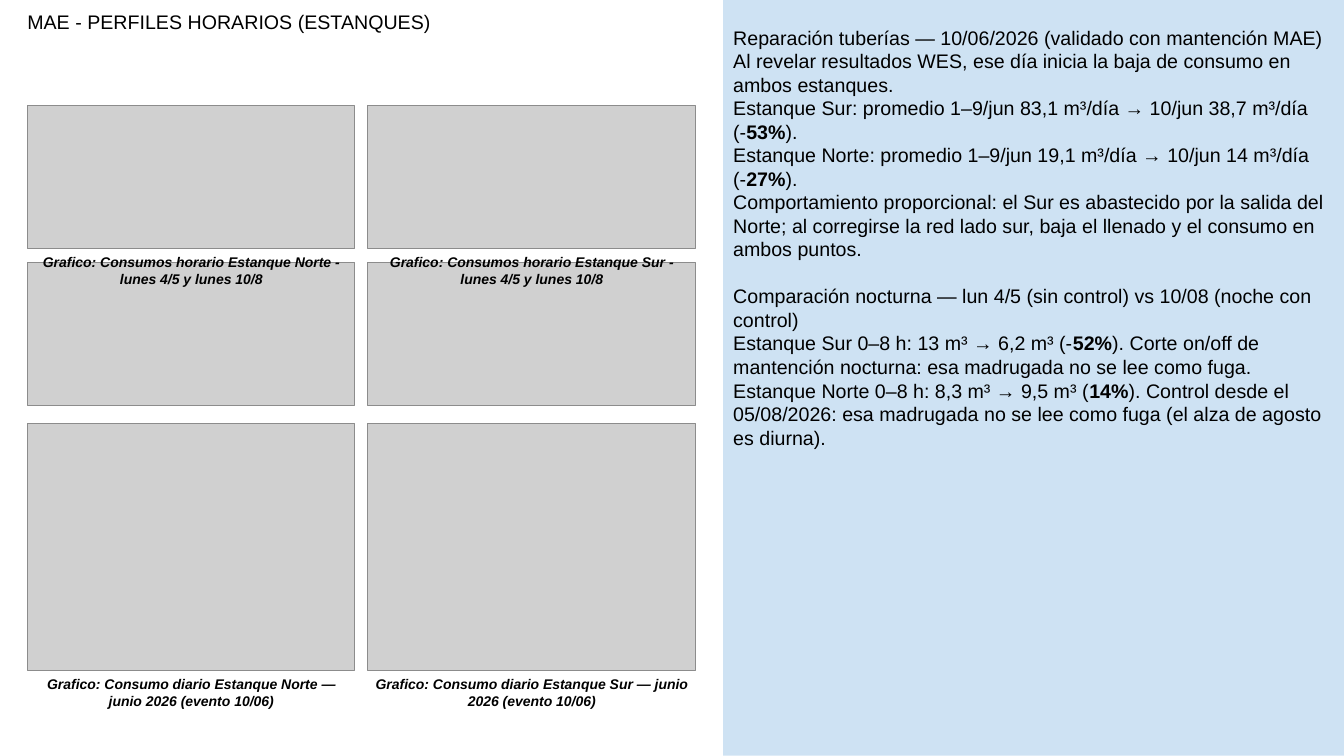
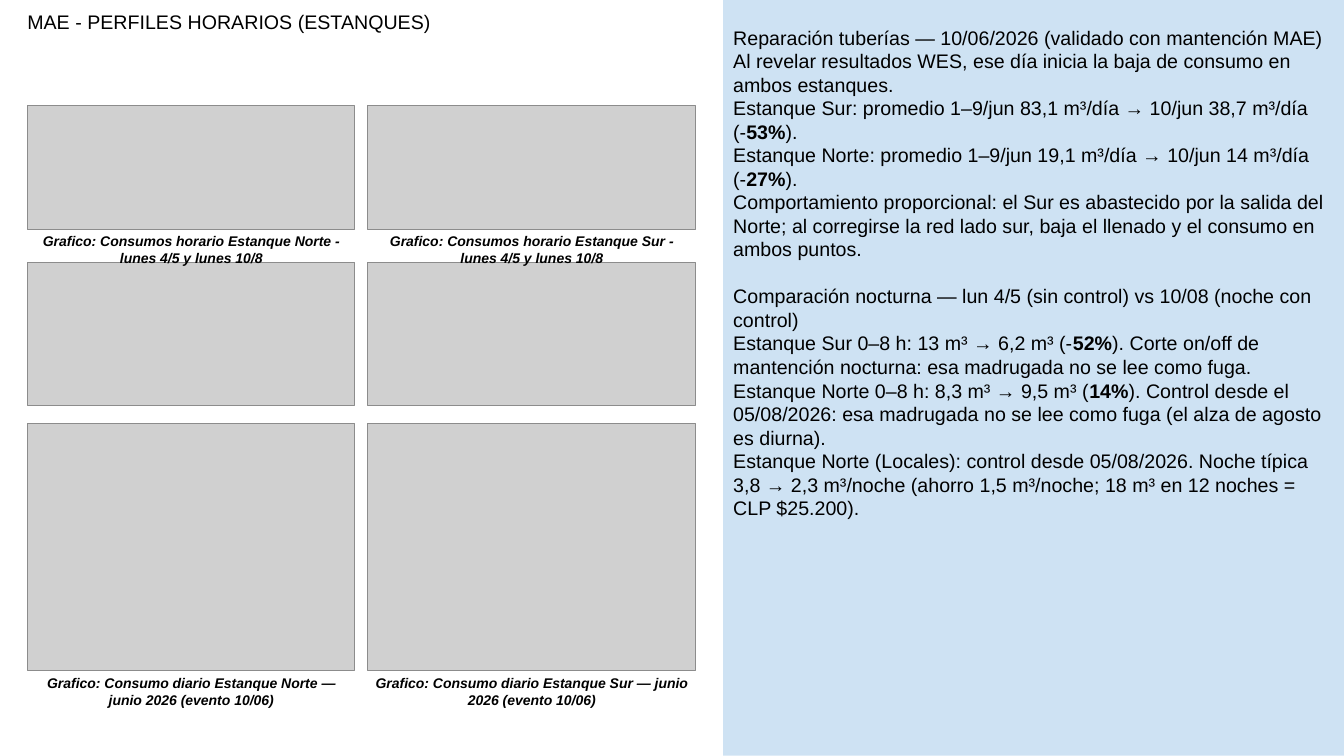
Before and after one commit to anibaloperacionesWes/wes-scripts, a slide deck: slide 5 of reports/Parque_Arauco/TMP_7MALLS/entrega_diego_anibal/Informe WES __ Parque Arauco 7 Malls (16.08.2026).pptx. Drawn at 1344x756 pixels with LibreOffice and Linux fonts; fonts in the diff are those of the drawing; grey boxes stand for pictures. Boxes give left, top, right and bottom in pixels: in the first picture for what was removed or moved away, otherwise in the second. Text is boxed around its words. In the diff, an @@ line names an element or a change of style, - is before the commit and + after.

```diff
--- a/reports/Parque_Arauco/TMP_7MALLS/entrega_diego_anibal/Informe WES __ Parque Arauco 7 Malls (16.08.2026).pptx
+++ b/reports/Parque_Arauco/TMP_7MALLS/entrega_diego_anibal/Informe WES __ Parque Arauco 7 Malls (16.08.2026).pptx
@@ picture resized from (x1=27, y1=106, x2=355, y2=249) to (x1=27, y1=106, x2=355, y2=230) @@
@@ picture resized from (x1=368, y1=106, x2=696, y2=249) to (x1=368, y1=106, x2=696, y2=230) @@
@@ text "Grafico: Consumos horario Estanque Norte ..." moved from (x1=43, y1=256, x2=331, y2=287) to (x1=43, y1=236, x2=331, y2=266) @@
@@ text "Grafico: Consumos horario Estanque Sur ..." moved from (x1=390, y1=256, x2=665, y2=287) to (x1=390, y1=236, x2=665, y2=266) @@
@@ text at (x1=733, y1=453, x2=1308, y2=519): paragraph added @@
+Estanque Norte (Locales): control desde 05/08/2026. Noche típica 3,8 → 2,3 m³/noche (ahorro 1,5 m³/noche; 18 m³ en 12 noches = CLP $25.200).
```
Also in this commit, not shown: 18 other slides changed, 4 other files.
